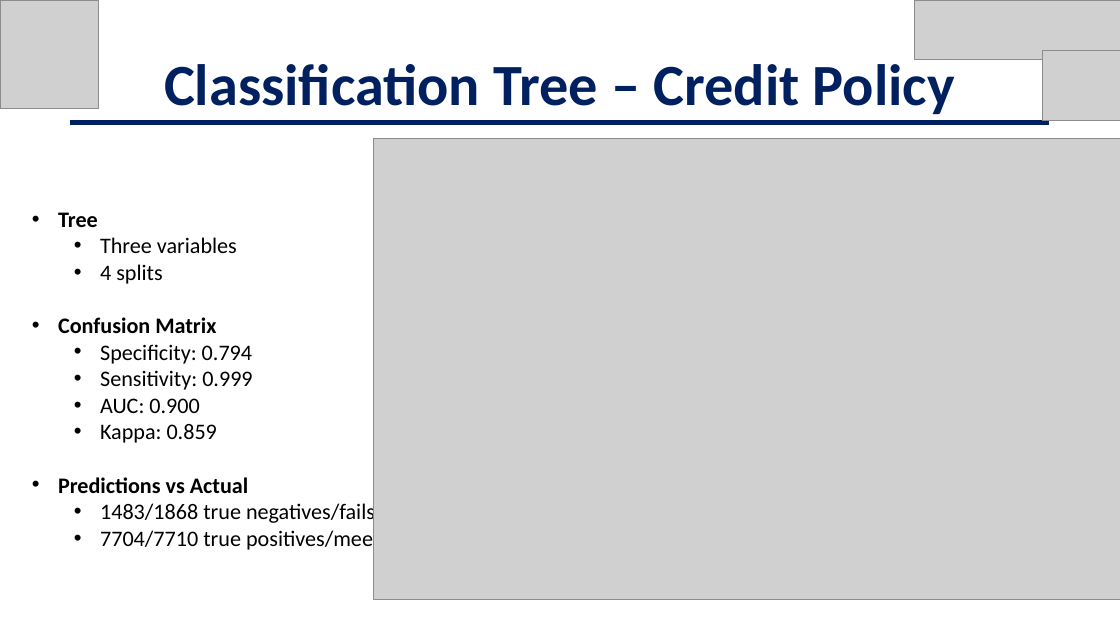
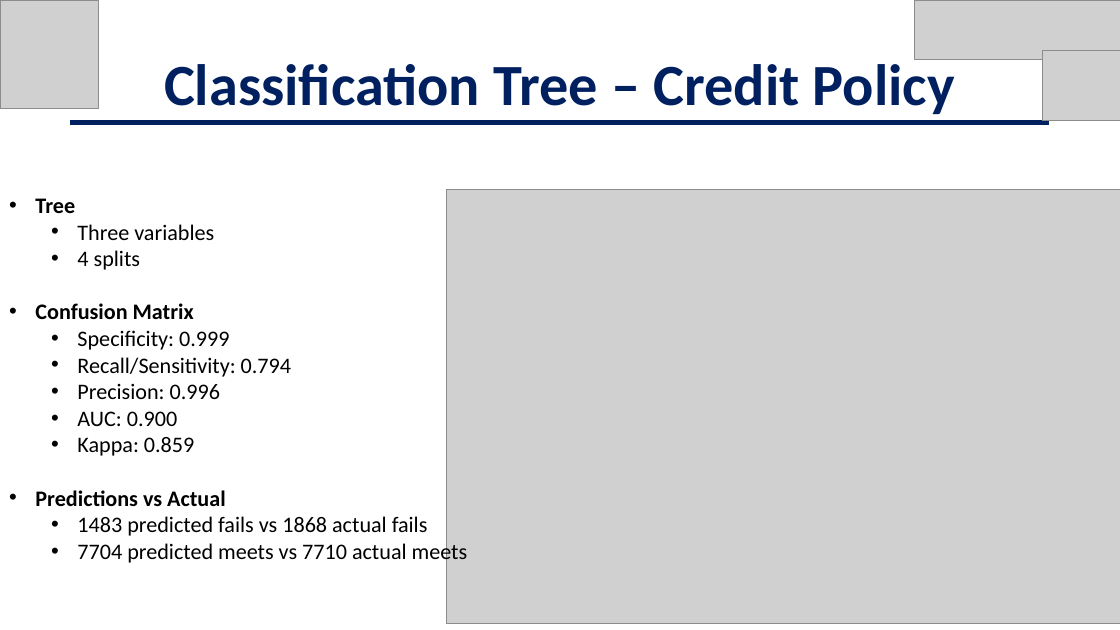
Before and after one commit to jschild01/JMB_DATS_6101, a slide deck: slide 1 of Project2/Jons Slides.pptx. Drawn at 1120x630 pixels with LibreOffice and Linux fonts; fonts in the diff are those of the drawing; grey boxes stand for pictures; background and template pictures are left out. Boxes give left, top, right and bottom in pixels: in the first picture for what was removed or moved away, otherwise in the second. Text is boxed around its words. In the diff, an @@ line names an element or a change of style, - is before the commit and + after.

```diff
--- a/Project2/Jons Slides.pptx
+++ b/Project2/Jons Slides.pptx
@@ text "Tree": place and size @@
-text "Tree" at box(58, 212, 389, 552)
+text "Tree" at box(35, 198, 468, 565)
@@ picture: place and size @@
-picture at box(374, 139, 1120, 600)
+picture at box(446, 190, 1120, 623)
@@ text at box(77, 330, 291, 399): text changed @@
-  • Specificity: 0.794
-  • Sensitivity: 0.999
+  • Specificity: 0.999
+  • Recall/Sensitivity: 0.794
+  • Precision: 0.996
@@ text at box(77, 516, 468, 565): text changed @@
-  • 1483/1868 true negatives/fails
-  • 7704/7710 true positives/meets
+  • 1483 predicted fails vs 1868 actual fails
+  • 7704 predicted meets vs 7710 actual meets
```
Also in this commit, not shown: 1 other slide changed, 1 other file.
